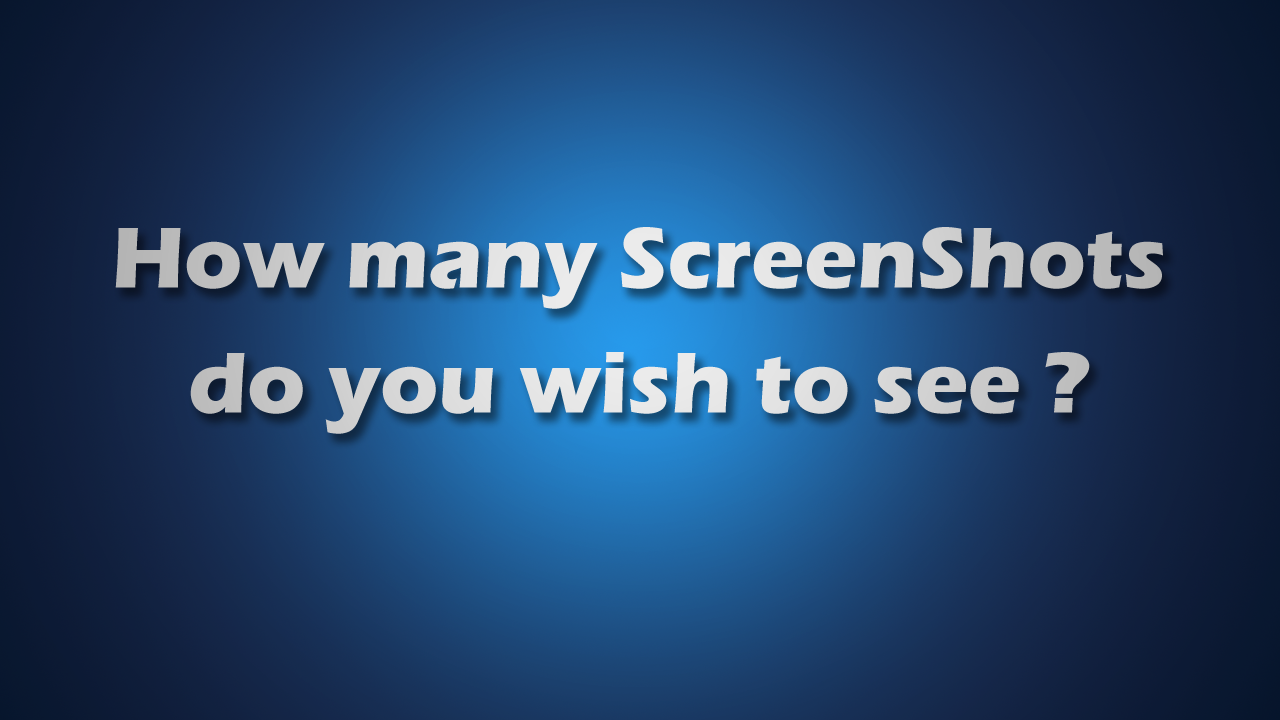
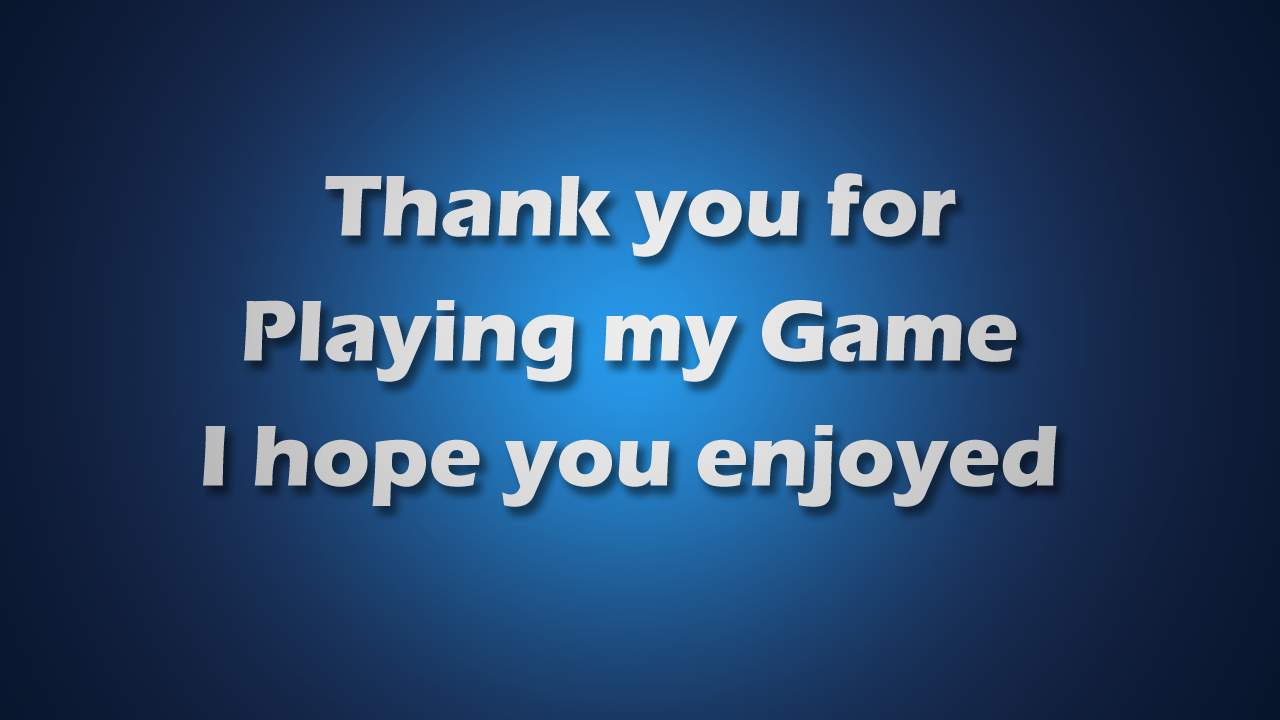
Two versions of the same layered image (1280x720). Layer-by-layer changes:
renamed "How many ScreenShots ? do you wish to see" to "Thank you for Playing my Game I hope you enjoyed", painted on it over (x1=115, y1=173, x2=1163, y2=507)
